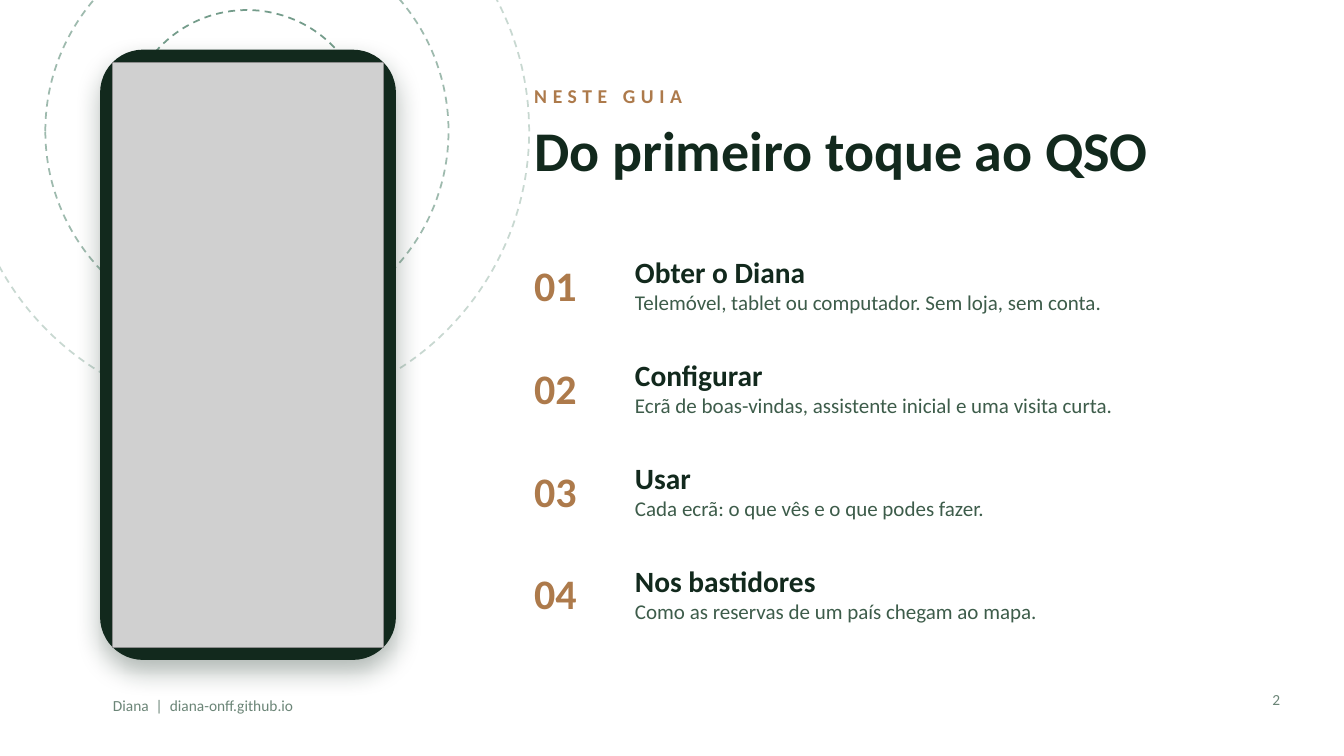
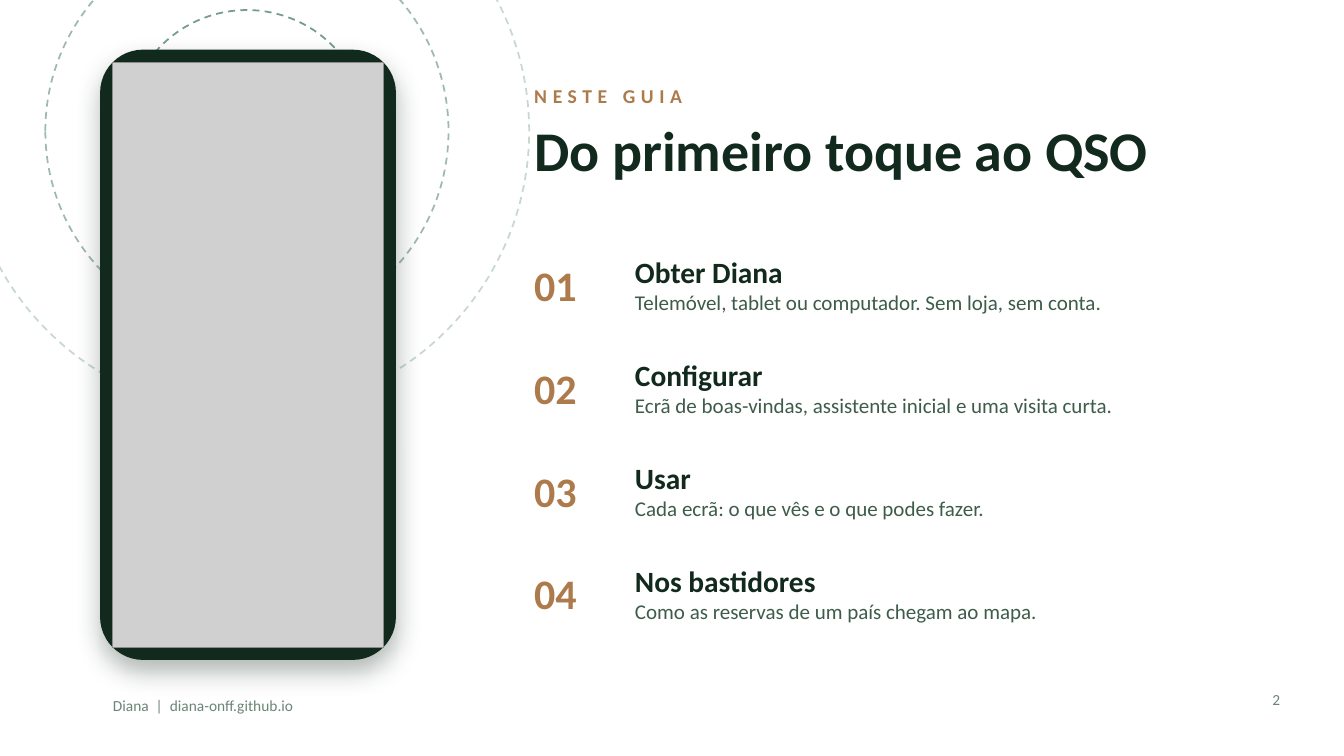
Before and after one commit to diana-onff/diana-onff.github.io, a slide deck: slide 2 of docs/Diana_FaunaFlora_Presentation_PT.pptx. Drawn at 1344x756 pixels with LibreOffice and Linux fonts; fonts in the diff are those of the drawing; grey boxes stand for pictures; background and template pictures are left out. Boxes give left, top, right and bottom in pixels: in the first picture for what was removed or moved away, otherwise in the second. Text is boxed around its words. In the diff, an @@ line names an element or a change of style, - is before the commit and + after.

```diff
--- a/docs/Diana_FaunaFlora_Presentation_PT.pptx
+++ b/docs/Diana_FaunaFlora_Presentation_PT.pptx
@@ text at (635,262,782,284): text changed @@
-Obter o Diana
+Obter Diana
```
Also in this commit, not shown: 12 other slides changed.
